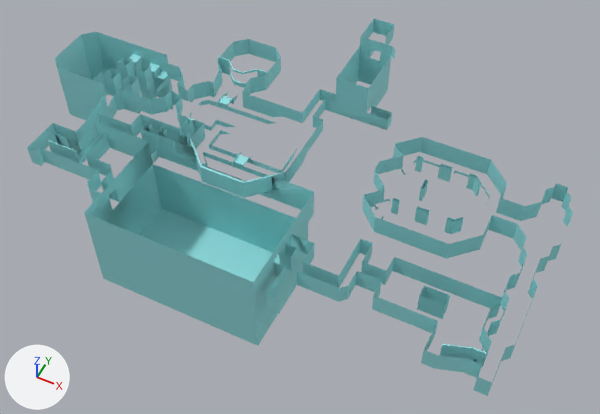
Renders of the FBX model Assets/Meshes/Environment/ModularKits/Encounter_001/Encounter_001_Walls.fbx from each side of a commit.
One viewpoint serves both versions: a camera (50 mm lens) standing at (21.0, -259.0, 192.0) and looking at (-65.0, -87.0, -23.0). The axes (+X, +Y, +Z) are drawn at lower left. The lights are the same throughout. Where no turn or scale is listed for an object, it has been applied to the vertices. Vertices at the same position are counted once.

Names of what the first picture shows: 'Encounter_001_Walls'.
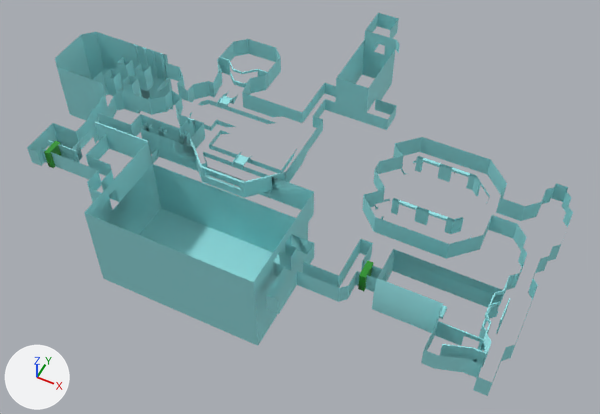
The newer file is also turned or shifted as a whole; pictures and numbers use the older file's frame.

The edits, one by one:
Material 'Door.001' (mat_door_001) is new.
Its base color is (0.016, 0.281, 0.017) (green #229023).
me_encounter_001_walls is used by ob_encounter_001_walls; location (-76.0, -51.0, -6.0).
me_encounter_001_walls had 941 vertices, 563 faces and spanned x -94.0..96.0, y -87.0..29.0, z -30.0..19.0.
me_encounter_001_walls now has 1630 vertices, 1132 faces and spans x -94.0..96.0, y -87.0..33.0, z -30.0..19.0.
me_encounter_001_walls part 1: the loose piece of 8 vertices spanning x 50.0..51.0, y -29.0..-25.0, z -1.0..5.0 is deleted.
me_encounter_001_walls part 2: 5 vertices moved from x 64.0..86.0, y -75.0..-61.0, z 0.0 to x 64.0..86.0, y -79.0..-61.0, z -6.0..2.0; 1 vertex removed from x 86.0, y -79.0, z 0.0; 368 vertices added at x 44.0..88.0, y -79.0..-16.0, z -7.0..6.0.
me_encounter_001_walls part 3: 1 vertex moved within x -64.0, y -49.0, z -4.0; 3 vertices removed from x -64.0..-62.0, y -61.0..-49.0, z -4.0; 277 vertices added at x -72.0..-3.0, y -66.0..-49.0, z -7.0..4.0.
me_encounter_001_walls part 4: 21 vertices moved from x 0.0..28.0, y 1.0..17.0, z -1.0..15.0 to x 0.0..28.0, y 5.0..25.0, z -1.0..15.0; 17 vertices removed from x 8.0..28.0, y 1.0..25.0, z -1.0..19.0; 18 vertices added at x 8.0..28.0, y -3.0..33.0, z -1.0..19.0.
me_encounter_001_walls part 5: 13 vertices removed from x -74.0..-58.0, y -13.0..-9.0, z -3.0..1.0; 60 vertices added at x -72.0..-60.0, y -13.0..-9.0, z -17.0..6.0.
me_encounter_001_walls now uses material mat_door_001 (green #229023).

What differs and where, as boxes (x1, y1, x2, y2) in the pictures (600 x 414 px; the box of a moved part takes in the faces that stretch with it):
'Encounter_001_Walls', reshaped
    before: (27, 19, 573, 396)
    after: (27, 13, 573, 396)
part 1 of me_encounter_001_walls, deleted
    before: (419, 179, 428, 201)
part 2 of me_encounter_001_walls, built on
    before: (417, 286, 483, 351)
    after: (358, 158, 511, 353)
part 3 of me_encounter_001_walls, built on
    before: (78, 138, 100, 164)
    after: (44, 121, 244, 197)
part 4 of me_encounter_001_walls, moved or reshaped
    before: (302, 19, 395, 129)
    after: (302, 13, 400, 129)
part 5 of me_encounter_001_walls, built on
    before: (129, 54, 168, 80)
    after: (135, 45, 166, 99)
